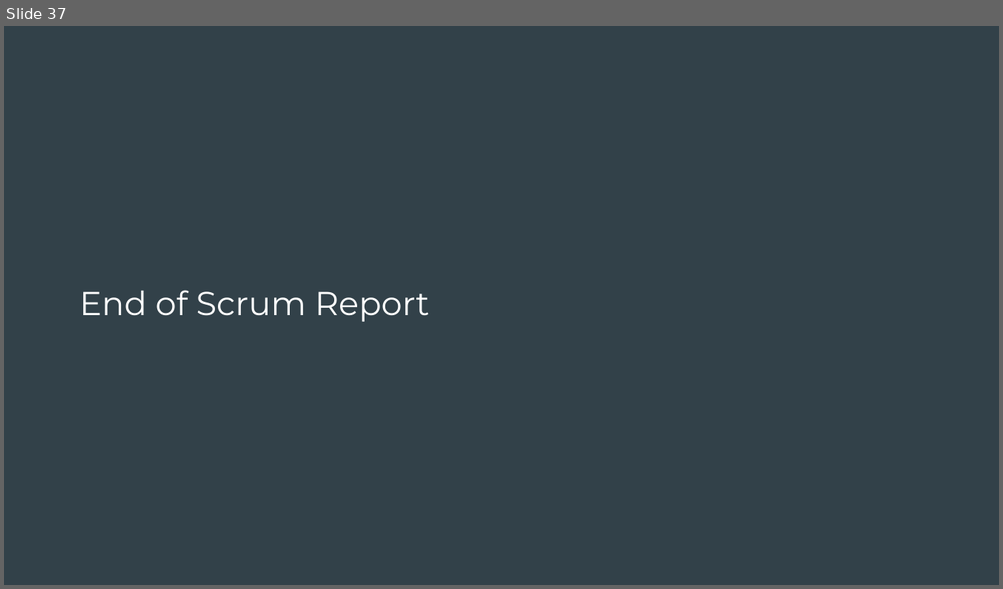
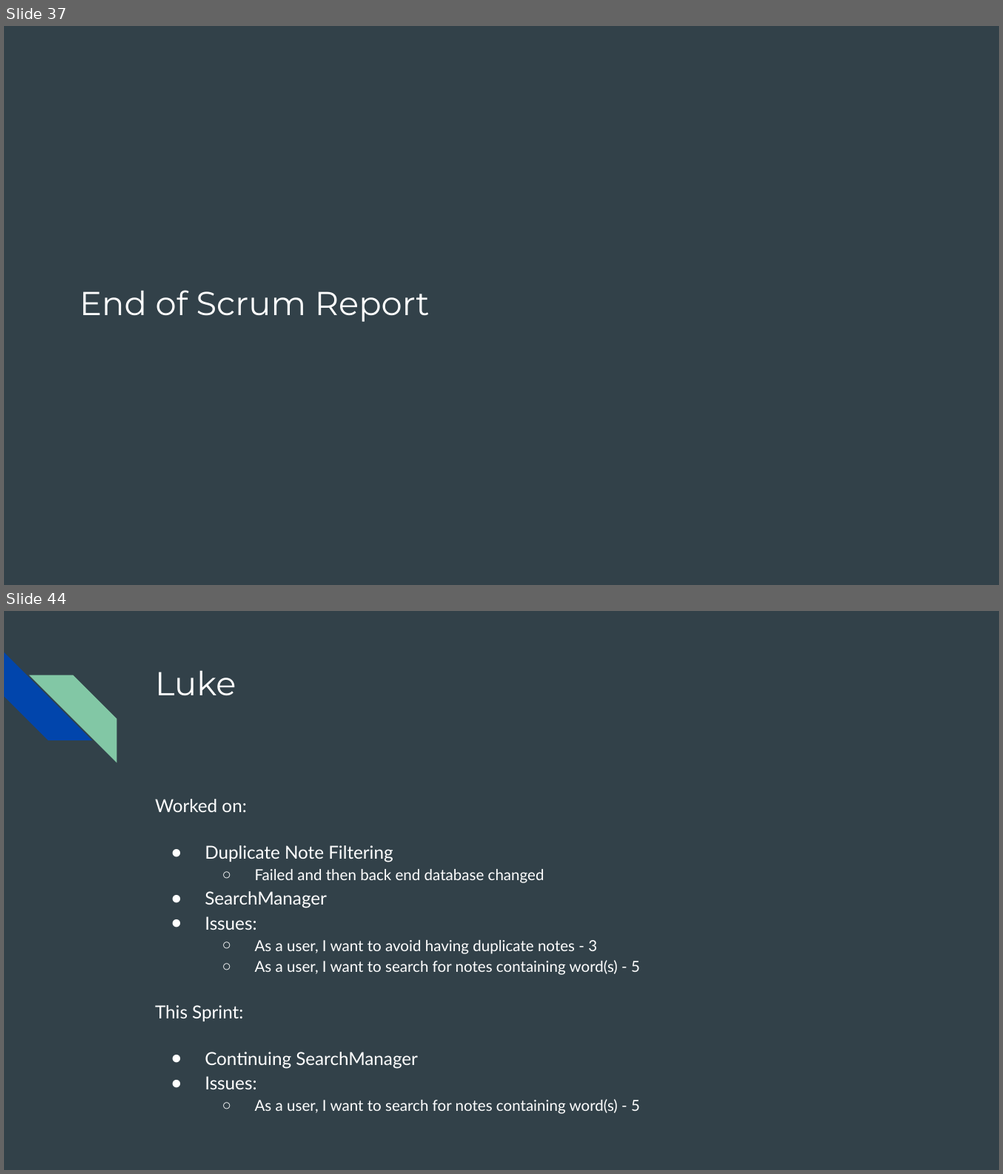
Before and after one commit to Incognoto/incognoto, a slide deck: SUM Presentations.pptx. Shown one above the other, each under a label of ours: slide 37 before the commit, slides 37 and 44 after it; the slides between them are not shown. The pictures are 1003x589 and 1003x1174 pixels, drawn with LibreOffice and Linux fonts; fonts in the diff are those of the drawing. Boxes give left, top, right and bottom in pixels: in the first picture for what was removed or moved away, otherwise in the second. Text is boxed around its words. In the diff, an @@ line names an element or a change of style, - is before the commit and + after.

```diff
--- a/SUM Presentations.pptx
+++ b/SUM Presentations.pptx
@@ slide 44 added at <box>4,611,999,1170</box>, background #324149 @@
@@ diag stripe added at <box>4,652,91,741</box>, fill #0145AC @@
@@ diag stripe added at <box>29,675,116,762</box>, fill #82C7A5 @@
@@ title added at <box>155,670,236,696</box>, 24 pt, text #FFFFFF @@
+Luke
@@ text added at <box>155,799,640,1114</box>, 11 pt, text #FFFFFF @@
+Worked on:
+● Duplicate Note Filtering
+  ○ Failed and then back end database changed
+● SearchManager
+● Issues:
+  ○ As a user, I want to avoid having duplicate notes - 3
+  ○ As a user, I want to search for notes containing word(s) - 5
+This Sprint:
+● Continuing SearchManager
+● Issues:
+  ○ As a user, I want to search for notes containing word(s) - 5
```
Also in this commit, not shown: 6 other slides added.
